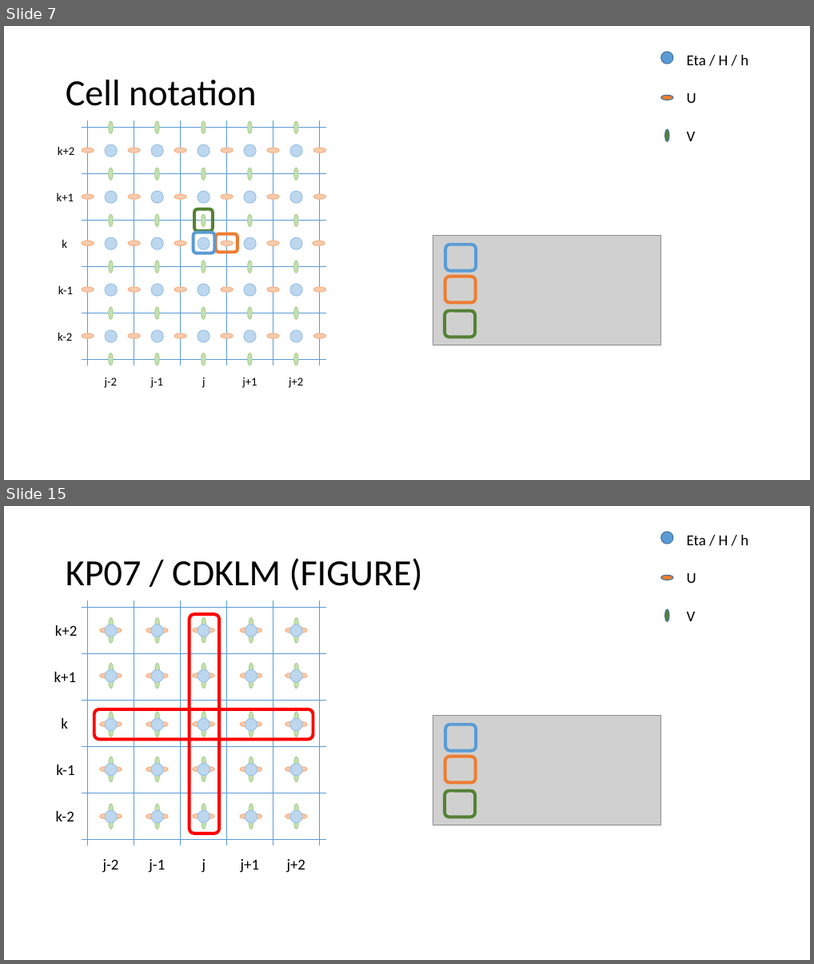
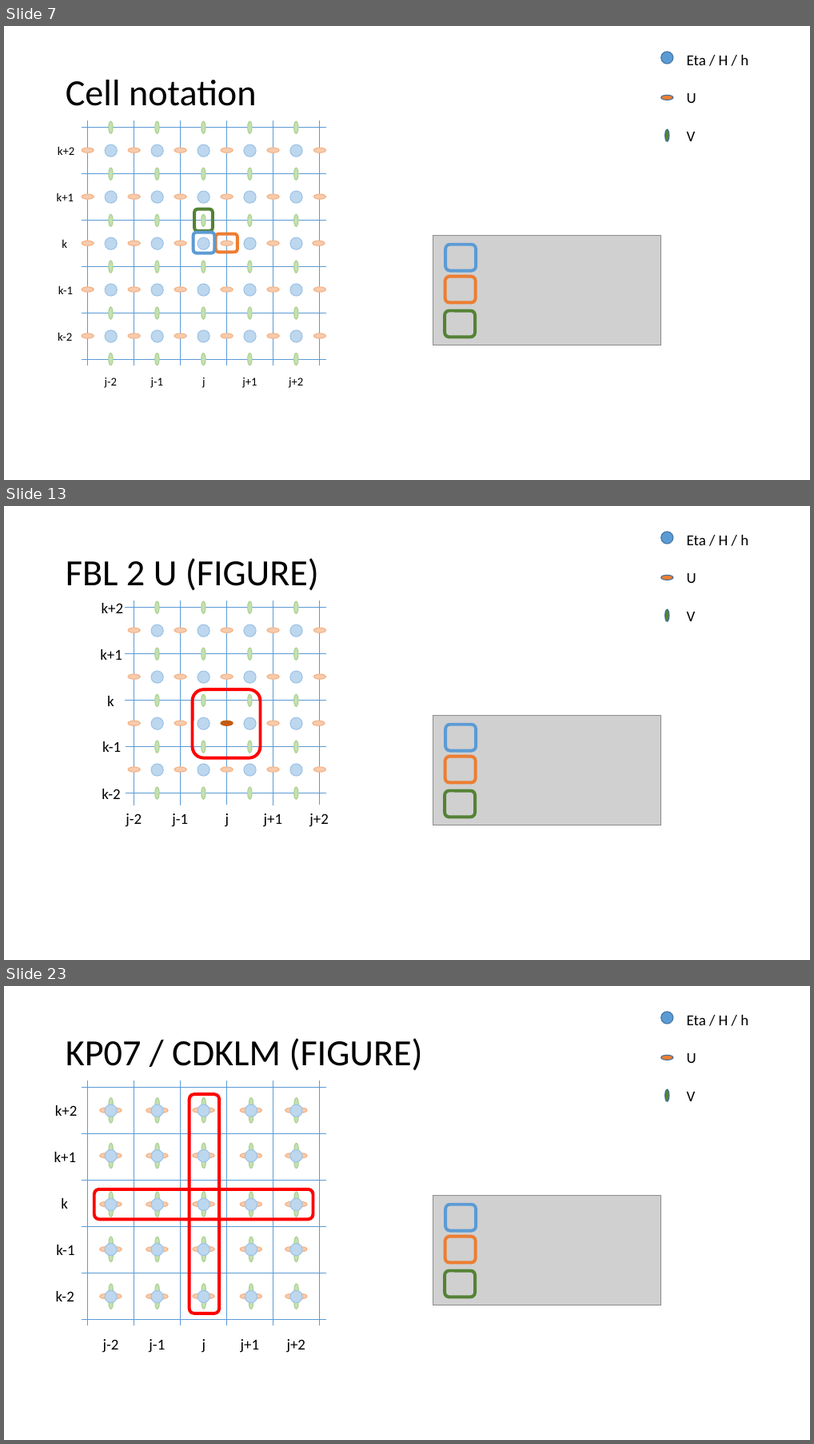
Before and after one commit to metno/gpu-ocean, a slide deck: python/fbl_ctcs_stencils.pptx. Shown one above the other, each under a label of ours: slides 7 and 15 before the commit, slides 7, 13 and 23 after it; the slides between them are not shown. The pictures are 814x964 and 814x1444 pixels, drawn with LibreOffice and Linux fonts; fonts in the diff are those of the drawing; grey boxes stand for pictures. Boxes give left, top, right and bottom in pixels: in the first picture for what was removed or moved away, otherwise in the second. Text is boxed around its words. In the diff, an @@ line names an element or a change of style, - is before the commit and + after.

Commit message:
Improved stencil overview figures

```diff
--- a/python/fbl_ctcs_stencils.pptx
+++ b/python/fbl_ctcs_stencils.pptx
@@ slide 13 added at [4,506,810,960], background #FFFFFF @@
@@ title added at [66,558,319,591], 44 pt, text #000000 @@
+FBL 2 U (FIGURE)
@@ group added at [662,532,749,621]: 3 ellipses, 3 texts @@
+Eta / H / h
+U
+V
@@ group added at [100,600,328,827]: 56 ellipses, 10 lines, 10 texts, 1 rounded rectangle @@
+j-2
+j-1
+j+1
+j+2
+j
+k
+k+1
+k+2
+k-2
+k-1
@@ picture added at [434,715,662,824] @@
@@ rounded rectangle added at [446,724,476,751], outline #5B9BD5 3.75 pt @@
@@ rounded rectangle added at [446,756,476,783], outline #ED7D31 3.75 pt @@
@@ rounded rectangle added at [445,790,475,816], outline #548235 3.75 pt @@
@@ what was slide 15 is now slide 23 @@
```
Also in this commit, not shown: 7 slides changed, 7 other slides added.
